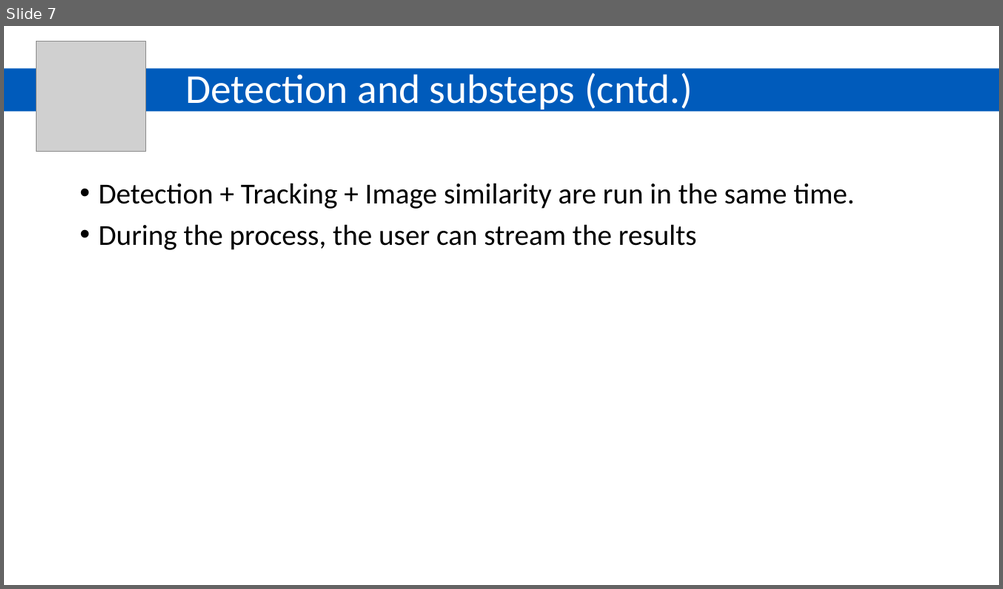
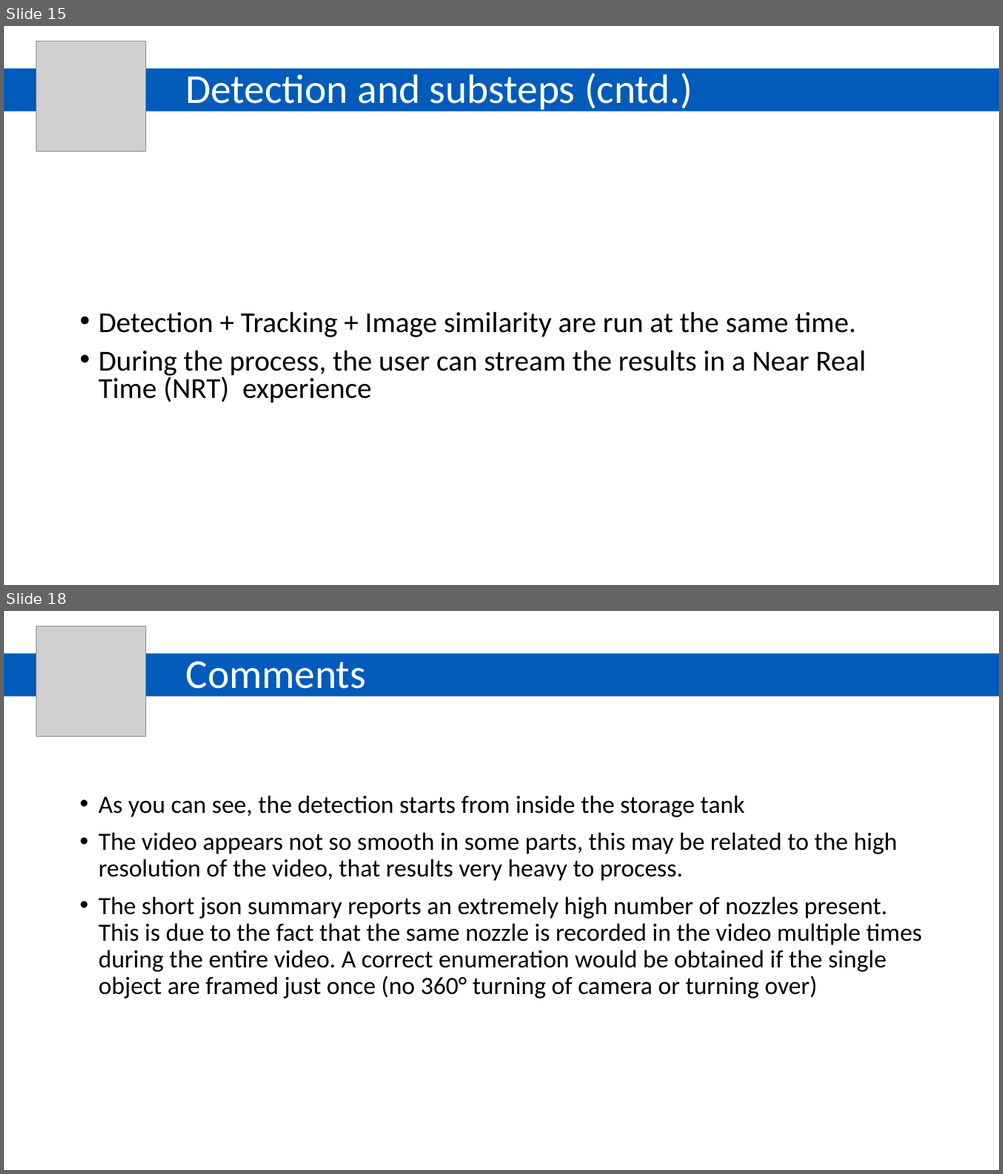
Before and after one commit to GiuliaCiaramella/yolov5, a slide deck: week_11_presentation.pptx. Shown one above the other, each under a label of ours: slide 7 before the commit, slides 15 and 18 after it; the slides between them are not shown. The pictures are 1003x589 and 1003x1174 pixels, drawn with LibreOffice and Linux fonts; fonts in the diff are those of the drawing; grey boxes stand for pictures. Boxes give left, top, right and bottom in pixels: in the first picture for what was removed or moved away, otherwise in the second. Text is boxed around its words. In the diff, an @@ line names an element or a change of style, - is before the commit and + after.

```diff
--- a/week_11_presentation.pptx
+++ b/week_11_presentation.pptx
@@ slide 18 added at [4,611,999,1170], background #FFFFFF @@
@@ picture added at [36,626,146,736] @@
@@ rectangle added at [4,653,999,697], fill #005BBB @@
@@ title added at [186,661,367,698], 39.6 pt, text #FFFFFF @@
+Comments
@@ text added at [99,795,922,999], 24 pt, text #000000 @@
+• As you can see, the detection starts from inside the storage tank
+• The video appears not so smooth in some parts, this may be related to the high resolution of the video, that results very heavy to process.
+• The short json summary reports an extremely high number of nozzles present. This is due to the fact that the same nozzle is recorded in the video multiple times during the entire video. A correct enumeration would be obtained if the single object are framed just once (no 360° turning of camera or turning over)
@@ what was slide 7 is now slide 15 @@
@@ slide 15 changed as well @@
@@ text at [99,312,866,403]: text changed @@
-• Detection + Tracking + Image similarity are run in the same time.
-• During the process, the user can stream the results
+• Detection + Tracking + Image similarity are run at the same time.
+• During the process, the user can stream the results in a Near Real Time (NRT) experience
```
Also in this commit, not shown: 8 other slides changed, 18 other slides added.
